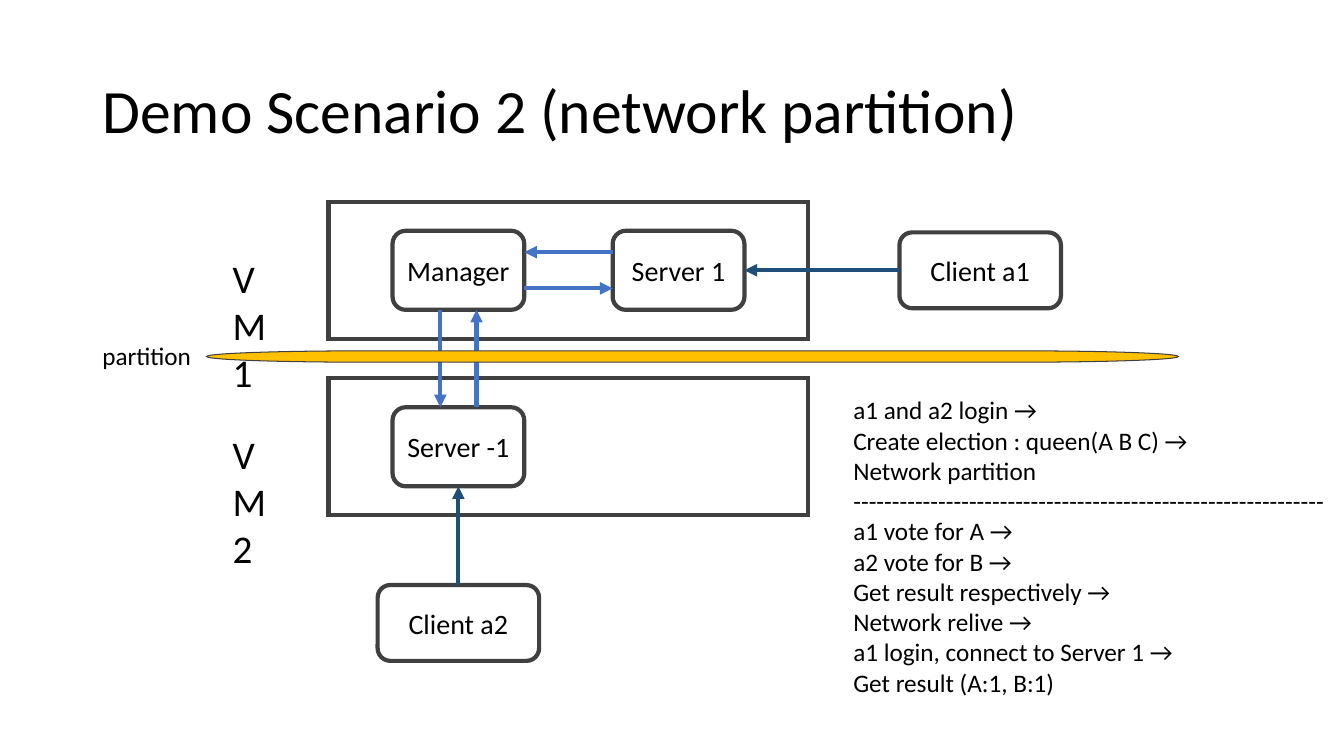
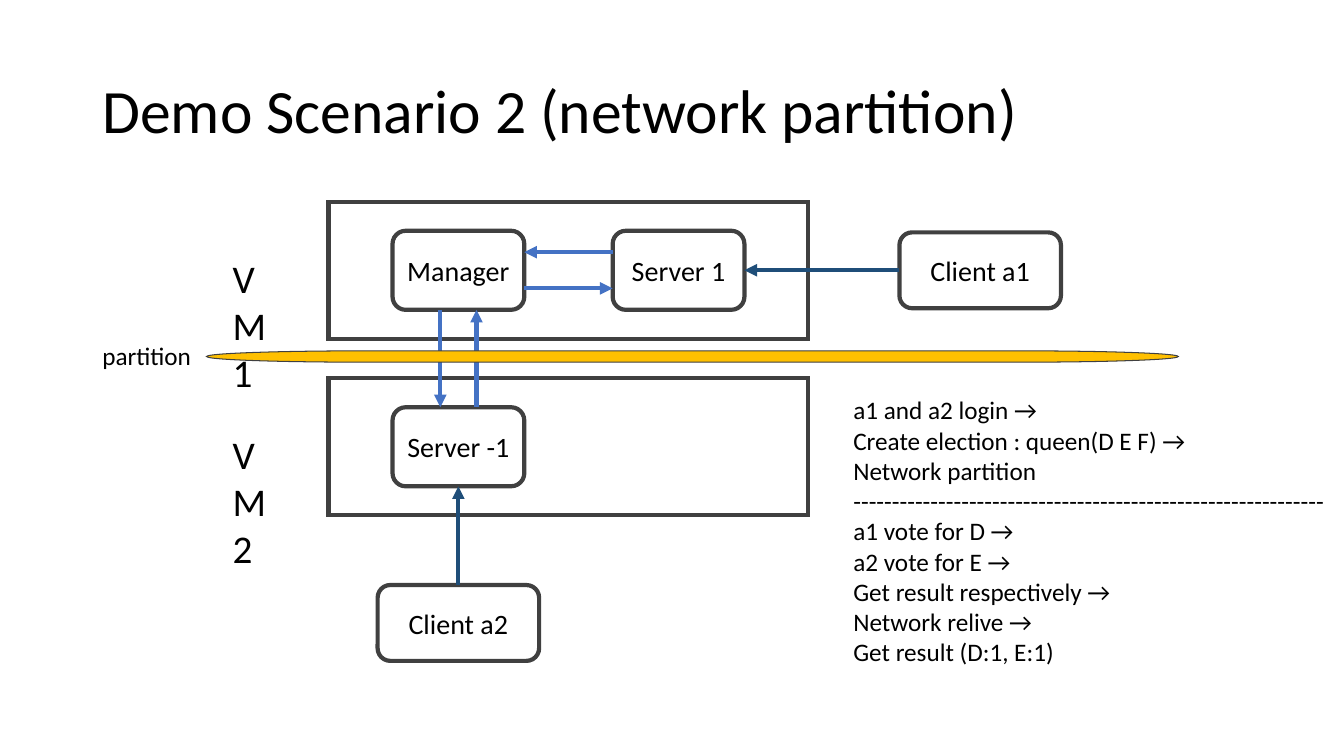
Before and after one commit to 030helios/eVoting, a slide deck: slide 12 of Report-Part4.pptx. Drawn at 1344x756 pixels with LibreOffice and Linux fonts; fonts in the diff are those of the drawing. Boxes give left, top, right and bottom in pixels: in the first picture for what was removed or moved away, otherwise in the second. Text is boxed around its words. In the diff, an @@ line names an element or a change of style, - is before the commit and + after.

```diff
--- a/Report-Part4.pptx
+++ b/Report-Part4.pptx
@@ text at (853, 431, 1156, 454): text changed @@
-Create election : queen(A B C) →
+Create election : queen(D E F) →
@@ text at (853, 522, 985, 571): text changed @@
-a1 vote for A →
-a2 vote for B →
+a1 vote for D →
+a2 vote for E →
@@ text at (853, 642, 1053, 665): text changed @@
-a1 login, connect to Server 1 →
-Get result (A:1, B:1)
+Get result (D:1, E:1)
```
Also in this commit, not shown: 1 other slide changed, 1 other file.
